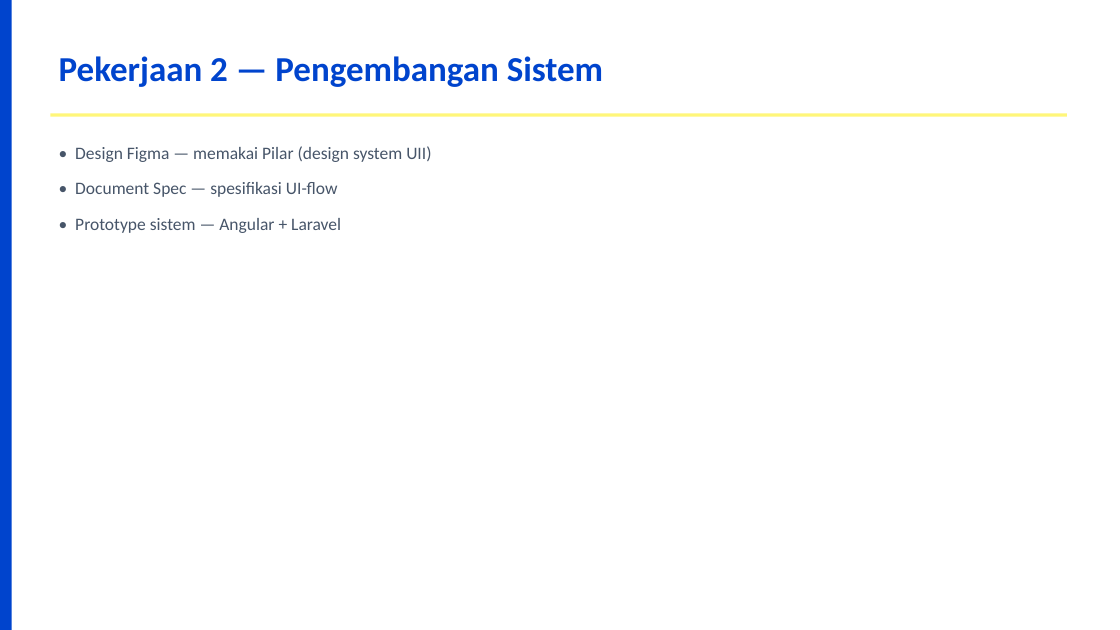
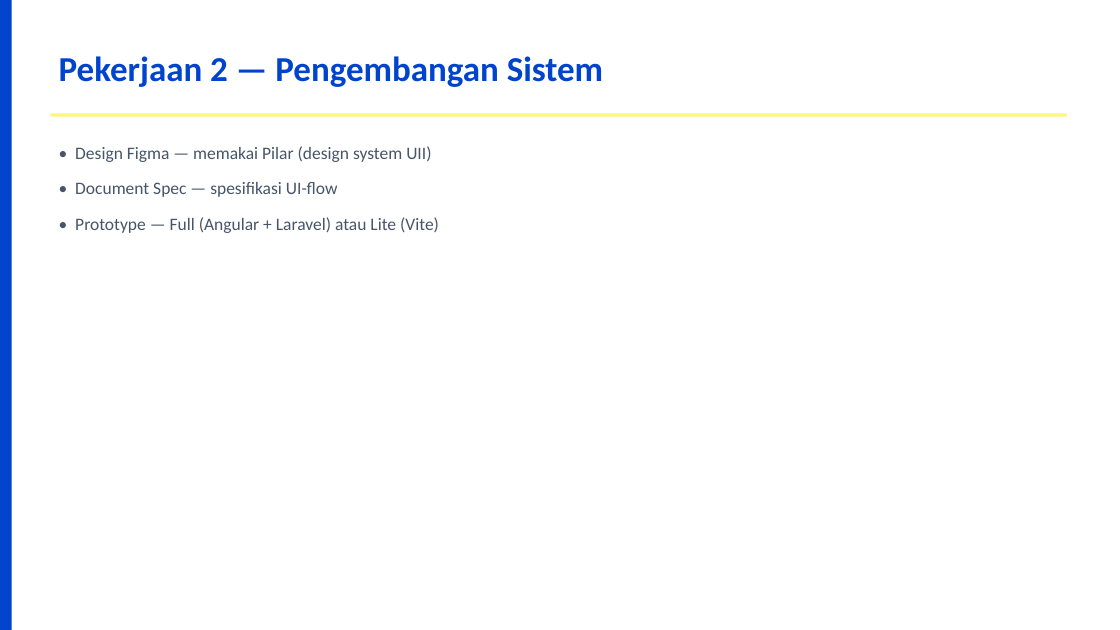
Before and after one commit to dhenta312/hackathon-appraisal, a slide deck: slide 6 of Presentasi-Penilaian-Kinerja.pptx. Drawn at 1120x630 pixels with LibreOffice and Linux fonts; fonts in the diff are those of the drawing. Boxes give left, top, right and bottom in pixels: in the first picture for what was removed or moved away, otherwise in the second. Text is boxed around its words. In the diff, an @@ line names an element or a change of style, - is before the commit and + after.

```diff
--- a/Presentasi-Penilaian-Kinerja.pptx
+++ b/Presentasi-Penilaian-Kinerja.pptx
@@ text at box(75, 217, 439, 233): text changed @@
-• Prototype sistem — Angular + Laravel
+• Prototype — Full (Angular + Laravel) atau Lite (Vite)
```
Also in this commit, not shown: 3 other files.
